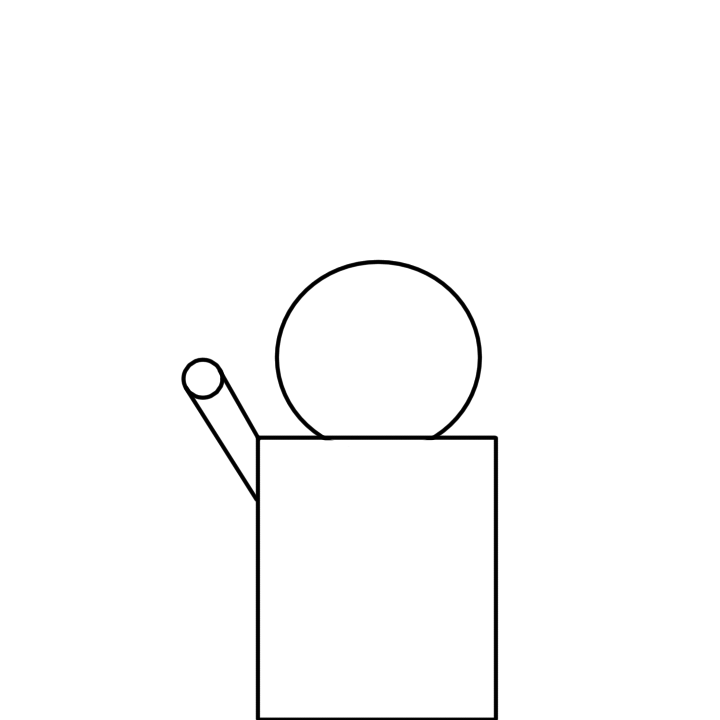
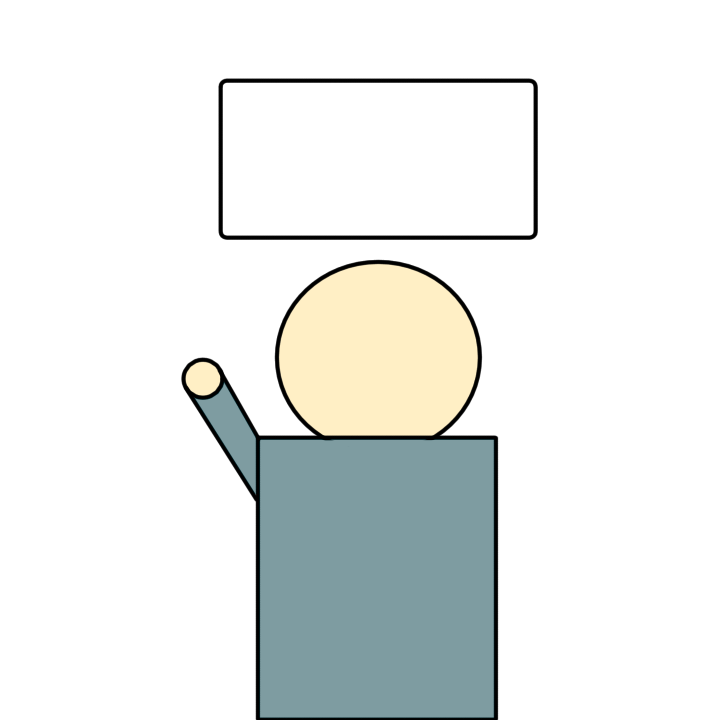
Comparing the layer stacks of the two 720×720 images. Changes:
painted on "Paint Layer 1" over [185, 78, 538, 719]
